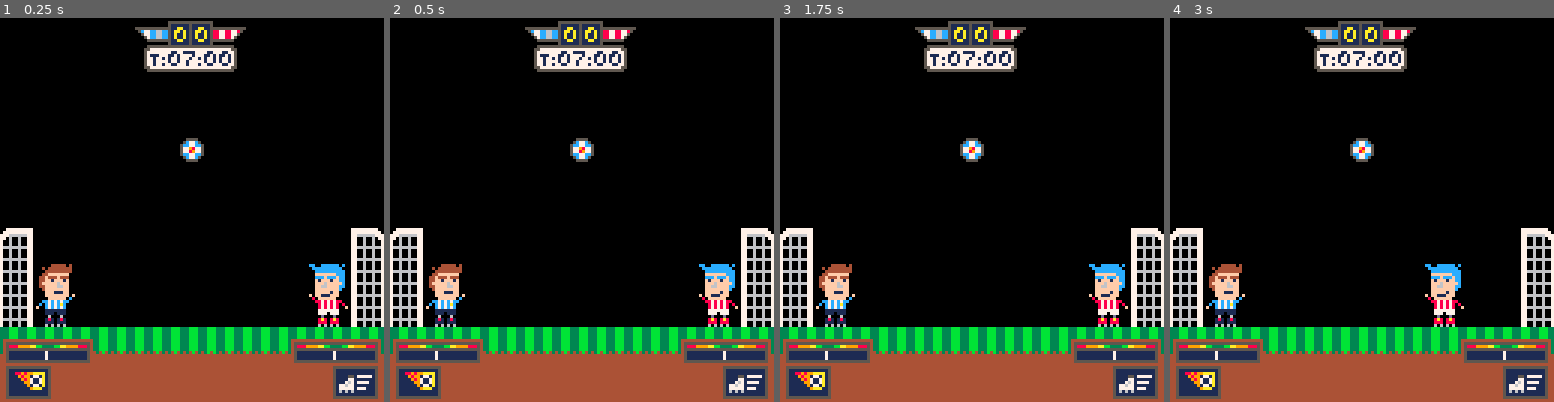
Above: before the commit, frames 1-4 (left to right).
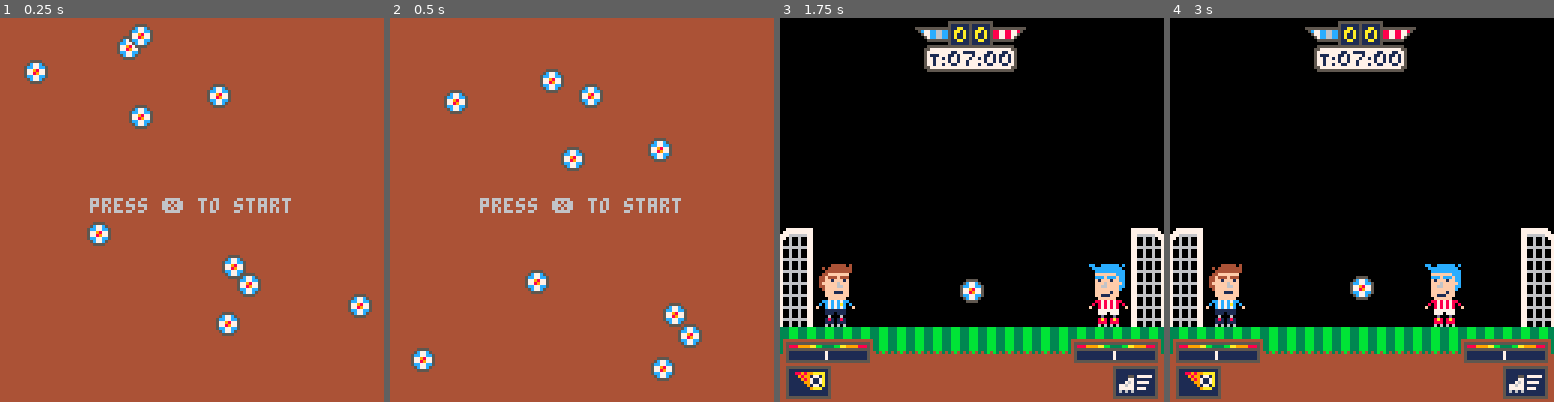
Above: after the commit, the same moments.

Repository: FernandoH1/Juegos
Game: PICO-8 cartridge juego.p8
Two runs of this game, one before a commit and one after it. Both use one fixed random seed, a clock stepped at 60 frames per second and the inputs below.
Inputs:
- Up to frame 1 (0.25 s): no input
- Up to frame 2 (0.5 s): no input
- Up to frame 3 (1.75 s): tap X (X key) at 1.07 s
- Up to frame 4 (3 s): hold Left 1.97-2.37 s; tap X (X key) at 2.07, 2.4, 2.73 s; hold Right from 2.87 s (still down)

The runs differ from the first frame. In frame 1, 90% of the frame differs, in the area x 0-100%, y 0-100%; in frame 2, 90%; in frame 3, 0.7%; in frame 4, 0.7%.

Commit message:
Cambios en Movimientos de la Pelota

Diff:
--- a/juego.p8
+++ b/juego.p8
@@ -5,6 +5,8 @@
 --juego de futbol
 
 function _init()
+		x=0
+		y=0
 
 		player={
 			x=10,
@@ -29,43 +31,58 @@
 		}
 
 		suelo={
-		x=0,
-		y=101,
-		s=80
+			x=0,
+			y=101,
+			s=80
 		}
 
 		pelota={
-		x=60,
-		y=40,
-		dx=0,
-		dy=0,
-		s=006
+			x=0,
+			y=0,
+			dx=0,
+			dy=0,
+			rebote=0.8,
+			s=006
 		}
 
 		arcoiz={
-		x=-4,
-		y=70,
-		s=007
+			x=-4,
+			y=70,
+			s=007
 		}
 
 		arcoder={
-		x=116,
-		y=87,
-		s=010
+			x=116,
+			y=87,
+			s=010
 		}
 
 		marcador={
-		x=42,
-		y=0,
-		s=113
+			x=42,
+			y=0,
+			s=113
 		}
 
 		gravity=2.5
 		friccion=0.7
 		jump_max=-7.5
+		gravity_p=0.25
+
+		pelotas={}
+
+		for i=1,10 do
+			add(pelotas,{
+				x=rnd(127),
+				y=rnd(127),
+				v=rnd(2)+1
+			})
+		end
+
+		_update = update_menu
+		_draw = init_menu
 end
 
-function _update()
+function _update_juego()
 	player.x += player.dx
 	player.y += player.dy
 
@@ -102,10 +119,6 @@
 		player2.boost=true
 	end
 
-	if(pelota.y>80) then
-		pelota.y=95
-	end
-
 	if(player.x<-2) then
 	player.x=-2
 	elseif(player.x>113) then
@@ -133,9 +146,18 @@
 	 player2.boost = false
 	end
 
+	pelota.dy += gravity_p
+	pelota.y += pelota.dy
+
+	if(pelota.y > 95) then
+		pelota.y = 95
+		pelota.dy *= -pelota.rebote
+	end
+
+
 end
 
-function _draw()
+function _draw_juego()
 cls()
 rectfill(0,110,127,127,4)
 spr(suelo.s,suelo.x,suelo.y,127,2)
@@ -156,15 +178,26 @@
 --menu de juego
 
 function init_menu()
-	cls()
+	cls(4)
+	--pelota.x = (pelota.x + 1) % 128
+	--pelota.y = (pelota.y + 1) % 128
+	--spr(pelota.s,pelota.x,pelota.y)
+	foreach(pelotas, function (p)
+		p.x = (p.x + p.v) % 128
+		p.y = (p.y + p.v) % 128
+		spr(006,p.x,p.y)
+	end
+	)
 	print("press ❎ to start",30,60)
 end
 
 function update_menu()
 	if btnp(❎) then
-	end
-//	_update
-	//_draw
+			pelota.x=60
+			pelota.y=40
+		_update = _update_juego
+		_draw = _draw_juego
+	end
 end
 
 
@@ -182,11 +215,11 @@
 0000000000044ffff66ff000000ff66ffffcc0000000000000000000000776666666677000000000077666666667700000000000000000000000000000000000
 0000000000004ffffffff000000ffffffffc00000000000000000000000770060060077000000000077006006007700000000000000000000000000000000000
 0000000000000fff111ff000000fffff1ff000000000000000000000000770060060077000000000077006006007700000000000000000000000000000000000
-0000000000000ffffffff0f00f0ff111fff000000000000000000000000770060060077000000000077006006007700000000000000000000000000000000000
-00000000000000ffffff0c000080ffffff0000000000000000000000000776666666677000000000077666666667700000000000000000000000000000000000
+0000000000000ffffffff000000ff111fff000000000000000000000000770060060077000000000077006006007700000000000000000000000000000000000
+00000000000000ffffff00000000ffffff0000000000000000000000000776666666677000000000077666666667700000000000000000000000000000000000
 000000000000cc7c7c7cc00000088787878800000000000000000000000770060060077000000000077006006007700000000000000000000000000000000000
-00000000000c0c7c7cac000000008787878080000000000000000000000770060060077000000000077006006007700000000000000000000000000000000000
-0000000000f00c7c7c7c00000000878787800f000000000000000000000770060060077000000000077006006007700000000000000000000000000000000000
+00000000000c0c7c7cac0c0000808787878080000000000000000000000770060060077000000000077006006007700000000000000000000000000000000000
+0000000000f00c7c7c7c00f00f00878787800f000000000000000000000770060060077000000000077006006007700000000000000000000000000000000000
 00000000000001111111000000007777777000000000000000000000000776666666677000000000077666666667700000000000000000000000000000000000
 00000000000001110111000000007770777000000000000000000000000770060060077000000000077006006007700000000000000000000000000000000000
 00000000000000600060000000000d000d0000000000000000000000000770060060077000000000077006006007700000000000000000000000000000000000
Not shown, changed: the thumbnail (__label__) section of juego.p8
